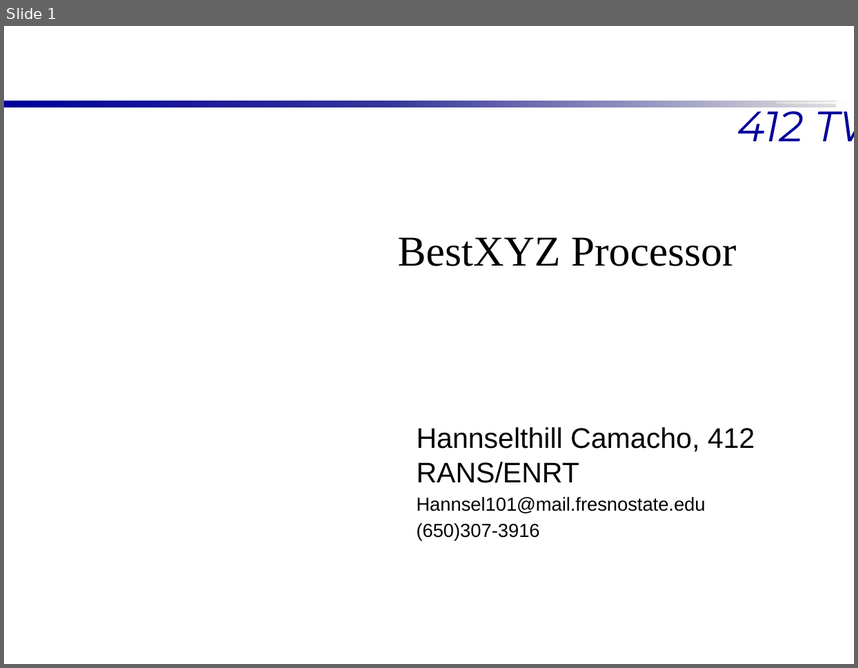
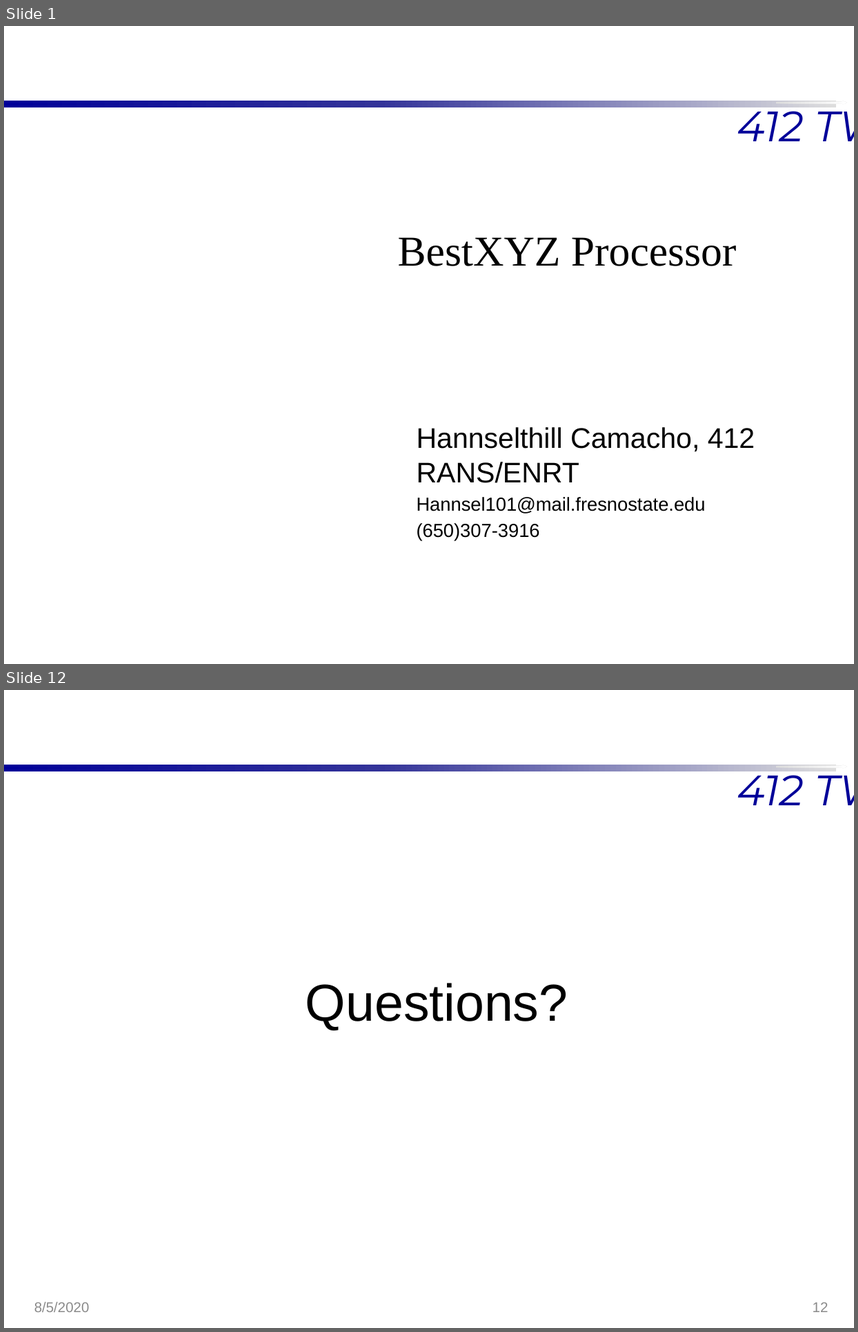
Before and after one commit to Hannsel101/PCIP_Intern_Proj_1, a slide deck: BestXYZ_Presentation.pptx. Shown one above the other, each under a label of ours: slide 1 before the commit, slides 1 and 12 after it; the slides between them are not shown. The pictures are 858x668 and 858x1332 pixels, drawn with LibreOffice and Linux fonts; fonts in the diff are those of the drawing; background and template pictures are left out. Boxes give left, top, right and bottom in pixels: in the first picture for what was removed or moved away, otherwise in the second. Text is boxed around its words. In the diff, an @@ line names an element or a change of style, - is before the commit and + after.

Commit message:
finished presentation slides

```diff
--- a/BestXYZ_Presentation.pptx
+++ b/BestXYZ_Presentation.pptx
@@ slide 12 added at (x1=4, y1=690, x2=854, y2=1328), background #FFFFFF; not listed: 4 template elements that a slide beside it also shows @@
@@ text added at (x1=306, y1=983, x2=568, y2=1031), 44 pt, text #000000 @@
+Questions?
@@ text added at (x1=34, y1=1301, x2=90, y2=1312), 12 pt, text #8C8C8C @@
+8/5/2020
@@ page number added at (x1=813, y1=1302, x2=829, y2=1312), 12 pt, text #8C8C8C @@
+12
```
Also in this commit, not shown: 16 slides changed.
